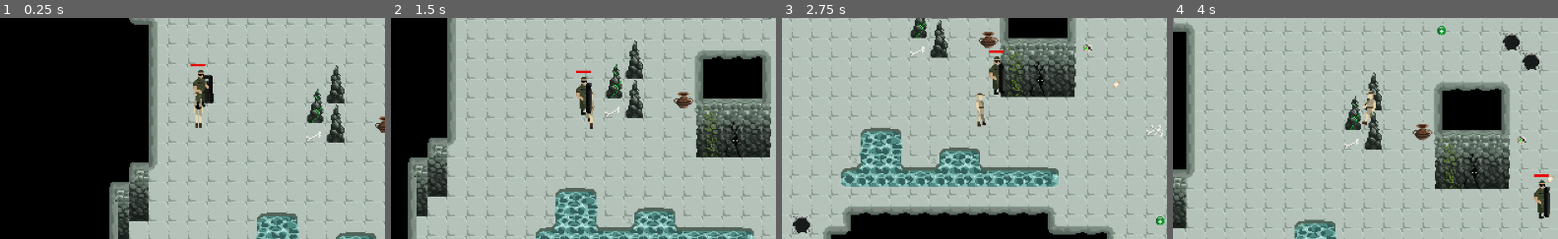
Above: before the commit, frames 1-4 (left to right).
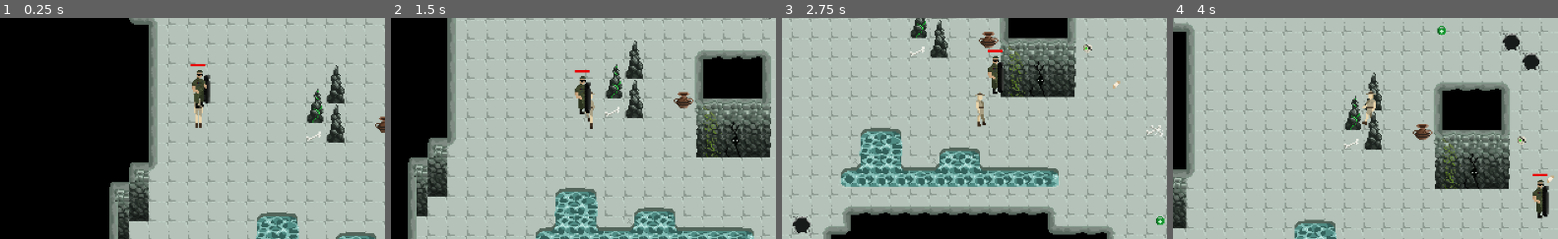
Above: after the commit, the same moments.

Repository: mirogon/Archaeology
Game: Godot game, scene res://Scenes/Main.tscn
The game is run twice, just before and just after one commit, with the same random seed, the same clock (stepped at 60 frames per second) and the same inputs.
Inputs (mouse positions are % of the whole screen's width and height, from its top left):
- Up to frame 1 (0.25 s): no input
- Up to frame 2 (1.5 s): tap Enter at 0.5 s; move the mouse to (71, 45) at 0.52 s; hold Right (ui_right) 0.53-1.28 s; tap F (action) at 0.6 s; move the mouse to (28, 55) at 1.27 s; hold Down (ui_down) from 1.28 s (still down); tap 1 at 1.35 s
- Up to frame 3 (2.75 s): move the mouse to (59, 28) at 2.02 s; release Down (ui_down) at 2.03 s; hold Right (ui_right) from 2.03 s (still down); hold 2 from 2.03 s (still down)
- Up to frame 4 (4 s): move the mouse to (44, 70) at 2.77 s; release Right (ui_right) at 2.78 s; release 2 at 2.78 s; hold Up (ui_up) 2.78-3.53 s; tap 3 at 2.85 s; move the mouse to (80, 65) at 3.52 s; hold Left (ui_left) from 3.53 s (still down); hold Enter from 3.53 s (still down)
The pictures show only the part of the screen within x 23-73%, y 29-79%; the shares and areas given below are measured in that part.

The runs differ from the first frame. In frame 1, 0.4% of the frame differs, in the area x 49-56%, y 23-42%; in frame 2, 0.3%; in frame 3, 0.3%; in frame 4, 0.4%.

Commit message:
Enemies are now smarter and make use of the NavigationMovement

Diff:
--- a/Scenes/Enemies/Bat.tscn
+++ b/Scenes/Enemies/Bat.tscn
@@ -6,21 +6,10 @@
 [ext_resource path="res://Scenes/Items/Coin.tscn" type="PackedScene" id=4]
 [ext_resource path="res://Scenes/Items/Ruby.tscn" type="PackedScene" id=5]
 [ext_resource path="res://Asstes/Audio/Enemies/sfx_damage_hit8.wav" type="AudioStream" id=6]
+[ext_resource path="res://Scenes/Other/NavigationMovement.tscn" type="PackedScene" id=7]
 
 [sub_resource type="RectangleShape2D" id=12]
 extents = Vector2( 6, 5 )
-
-[sub_resource type="AtlasTexture" id=8]
-atlas = ExtResource( 1 )
-region = Rect2( 0, 0, 16, 16 )
-
-[sub_resource type="AtlasTexture" id=9]
-atlas = ExtResource( 1 )
-region = Rect2( 16, 0, 16, 16 )
-
-[sub_resource type="AtlasTexture" id=10]
-atlas = ExtResource( 1 )
-region = Rect2( 32, 0, 16, 16 )
 
 [sub_resource type="AtlasTexture" id=1]
 atlas = ExtResource( 1 )
@@ -50,17 +39,29 @@
 atlas = ExtResource( 1 )
 region = Rect2( 96, 16, 16, 16 )
 
+[sub_resource type="AtlasTexture" id=8]
+atlas = ExtResource( 1 )
+region = Rect2( 0, 0, 16, 16 )
+
+[sub_resource type="AtlasTexture" id=9]
+atlas = ExtResource( 1 )
+region = Rect2( 16, 0, 16, 16 )
+
+[sub_resource type="AtlasTexture" id=10]
+atlas = ExtResource( 1 )
+region = Rect2( 32, 0, 16, 16 )
+
 [sub_resource type="SpriteFrames" id=11]
 animations = [ {
+"frames": [ SubResource( 1 ), SubResource( 2 ), SubResource( 3 ), SubResource( 4 ), SubResource( 5 ), SubResource( 6 ), SubResource( 7 ) ],
+"loop": true,
+"name": "Bat_Atk",
+"speed": 11.0
+}, {
 "frames": [ SubResource( 8 ), SubResource( 9 ), SubResource( 10 ) ],
 "loop": true,
 "name": "Bat_Walk",
 "speed": 7.0
-}, {
-"frames": [ SubResource( 1 ), SubResource( 2 ), SubResource( 3 ), SubResource( 4 ), SubResource( 5 ), SubResource( 6 ), SubResource( 7 ) ],
-"loop": true,
-"name": "Bat_Atk",
-"speed": 11.0
 } ]
 
 [node name="Bat" type="KinematicBody2D"]
@@ -87,3 +88,5 @@
 [node name="AttackSound" type="AudioStreamPlayer" parent="."]
 stream = ExtResource( 6 )
 volume_db = -5.0
+
+[node name="NavigationMovement" parent="." instance=ExtResource( 7 )]
--- a/Scenes/Enemies/Goblin.tscn
+++ b/Scenes/Enemies/Goblin.tscn
@@ -6,6 +6,7 @@
 [ext_resource path="res://Scenes/Items/Coin.tscn" type="PackedScene" id=4]
 [ext_resource path="res://Scenes/Items/Ruby.tscn" type="PackedScene" id=5]
 [ext_resource path="res://Asstes/Audio/Enemies/sfx_damage_hit8.wav" type="AudioStream" id=6]
+[ext_resource path="res://Scenes/Other/NavigationMovement.tscn" type="PackedScene" id=7]
 
 [sub_resource type="RectangleShape2D" id=1]
 extents = Vector2( 6, 6.5 )
@@ -69,3 +70,5 @@
 [node name="AttackSound" type="AudioStreamPlayer" parent="."]
 stream = ExtResource( 6 )
 volume_db = -5.0
+
+[node name="NavigationMovement" parent="." instance=ExtResource( 7 )]
--- a/Scenes/Enemies/Rat.tscn
+++ b/Scenes/Enemies/Rat.tscn
@@ -7,6 +7,23 @@
 [ext_resource path="res://Scenes/Items/Coin.tscn" type="PackedScene" id=5]
 [ext_resource path="res://Scenes/Items/Ruby.tscn" type="PackedScene" id=6]
 [ext_resource path="res://Asstes/Audio/Enemies/sfx_damage_hit8.wav" type="AudioStream" id=7]
+[ext_resource path="res://Scenes/Other/NavigationMovement.tscn" type="PackedScene" id=8]
+
+[sub_resource type="AtlasTexture" id=63]
+atlas = ExtResource( 3 )
+region = Rect2( 0, 0, 16, 16 )
+
+[sub_resource type="AtlasTexture" id=64]
+atlas = ExtResource( 3 )
+region = Rect2( 16, 0, 16, 16 )
+
+[sub_resource type="AtlasTexture" id=65]
+atlas = ExtResource( 3 )
+region = Rect2( 32, 0, 16, 16 )
+
+[sub_resource type="AtlasTexture" id=66]
+atlas = ExtResource( 3 )
+region = Rect2( 48, 0, 16, 16 )
 
 [sub_resource type="AtlasTexture" id=56]
 atlas = ExtResource( 2 )
@@ -36,42 +53,25 @@
 atlas = ExtResource( 2 )
 region = Rect2( 96, 0, 16, 16 )
 
-[sub_resource type="AtlasTexture" id=63]
-atlas = ExtResource( 3 )
-region = Rect2( 0, 0, 16, 16 )
-
-[sub_resource type="AtlasTexture" id=64]
-atlas = ExtResource( 3 )
-region = Rect2( 16, 0, 16, 16 )
-
-[sub_resource type="AtlasTexture" id=65]
-atlas = ExtResource( 3 )
-region = Rect2( 32, 0, 16, 16 )
-
-[sub_resource type="AtlasTexture" id=66]
-atlas = ExtResource( 3 )
-region = Rect2( 48, 0, 16, 16 )
-
 [sub_resource type="SpriteFrames" id=67]
 animations = [ {
+"frames": [ SubResource( 63 ), SubResource( 64 ), SubResource( 65 ), SubResource( 66 ) ],
+"loop": true,
+"name": "Rat_Walk",
+"speed": 10.0
+}, {
 "frames": [ SubResource( 56 ), SubResource( 57 ), SubResource( 58 ), SubResource( 59 ), SubResource( 60 ), SubResource( 61 ), SubResource( 62 ) ],
 "loop": true,
 "name": "Rat_Atk",
 "speed": 11.0
-}, {
-"frames": [ SubResource( 63 ), SubResource( 64 ), SubResource( 65 ), SubResource( 66 ) ],
-"loop": true,
-"name": "Rat_Walk",
-"speed": 10.0
 } ]
 
 [sub_resource type="RectangleShape2D" id=68]
 extents = Vector2( 7, 5.5 )
 
-[node name="Rat" type="KinematicBody2D" groups=["Enemy"]]
+[node name="Rat" type="Area2D" groups=["Enemy"]]
 z_index = 5
 script = ExtResource( 1 )
-speed = 65
 animation_name = "Rat"
 coin_scene = ExtResource( 5 )
 ruby_scene = ExtResource( 6 )
@@ -82,6 +82,7 @@
 position = Vector2( 0, -8 )
 frames = SubResource( 67 )
 animation = "Rat_Walk"
+frame = 3
 playing = true
 
 [node name="CollisionShape2D" type="CollisionShape2D" parent="."]
@@ -94,3 +95,6 @@
 [node name="AttackSound" type="AudioStreamPlayer" parent="."]
 stream = ExtResource( 7 )
 volume_db = -5.0
+
+[node name="NavigationMovement" parent="." instance=ExtResource( 8 )]
+moveSpeed = 65
--- a/Scenes/Enemies/Scarab.tscn
+++ b/Scenes/Enemies/Scarab.tscn
@@ -6,6 +6,7 @@
 [ext_resource path="res://Scenes/Items/Coin.tscn" type="PackedScene" id=4]
 [ext_resource path="res://Scenes/Items/Ruby.tscn" type="PackedScene" id=5]
 [ext_resource path="res://Asstes/Audio/Enemies/sfx_damage_hit8.wav" type="AudioStream" id=6]
+[ext_resource path="res://Scenes/Other/NavigationMovement.tscn" type="PackedScene" id=7]
 
 [sub_resource type="RectangleShape2D" id=1]
 extents = Vector2( 9.5, 4.5 )
@@ -88,3 +89,5 @@
 [node name="AttackSound" type="AudioStreamPlayer" parent="."]
 stream = ExtResource( 6 )
 volume_db = -5.0
+
+[node name="NavigationMovement" parent="." instance=ExtResource( 7 )]
--- a/Scenes/Enemies/Snake.tscn
+++ b/Scenes/Enemies/Snake.tscn
@@ -7,6 +7,7 @@
 [ext_resource path="res://Scenes/Items/Coin.tscn" type="PackedScene" id=5]
 [ext_resource path="res://Scenes/Items/Ruby.tscn" type="PackedScene" id=6]
 [ext_resource path="res://Asstes/Audio/Enemies/sfx_damage_hit8.wav" type="AudioStream" id=7]
+[ext_resource path="res://Scenes/Other/NavigationMovement.tscn" type="PackedScene" id=8]
 
 [sub_resource type="AtlasTexture" id=12]
 atlas = ExtResource( 2 )
@@ -131,3 +132,6 @@
 [node name="AttackSound" type="AudioStreamPlayer" parent="."]
 stream = ExtResource( 7 )
 volume_db = -5.0
+
+[node name="NavigationMovement" parent="." instance=ExtResource( 8 )]
+animation_name = "Snake"
--- a/Scenes/Rooms/Room.tscn
+++ b/Scenes/Rooms/Room.tscn
@@ -791,34 +791,34 @@
 
 [node name="Spawner" parent="Spawner" instance=ExtResource( 3 )]
 position = Vector2( -135, 104 )
-min_interval_ms = 10000
-max_interval_ms = 200000
-max_spawns = 1
+min_interval_ms = 15000
+max_interval_ms = 40000
+max_spawns = 5
 
 [node name="Spawner2" parent="Spawner" instance=ExtResource( 3 )]
 position = Vector2( -775, 151 )
 min_interval_ms = 10000
 max_interval_ms = 20000
-max_spawns = 1
+max_spawns = 5
 
 [node name="Spawner3" parent="Spawner" instance=ExtResource( 3 )]
 position = Vector2( -553, -72 )
 min_interval_ms = 10000
 max_interval_ms = 20000
-max_spawns = 1
+max_spawns = 5
 
 [node name="Spawner4" parent="Spawner" instance=ExtResource( 3 )]
 position = Vector2( -184, -168 )
 min_interval_ms = 10000
 max_interval_ms = 20000
-max_spawns = 1
+max_spawns = 5
 
 [node name="Spawner5" parent="Spawner" instance=ExtResource( 3 )]
 position = Vector2( -104, 72 )
 scene_to_spawn = ExtResource( 9 )
 min_interval_ms = 10000
 max_interval_ms = 20000
-max_spawns = 4
+max_spawns = 5
 
 [node name="BoulderSpawner" parent="Spawner" instance=ExtResource( 3 )]
 position = Vector2( -1200, -26 )
@@ -897,7 +897,7 @@
 [node name="Enemies" type="Node" parent="."]
 
 [node name="Snake" parent="Enemies" instance=ExtResource( 8 )]
-position = Vector2( -137, 38 )
+position = Vector2( -129, 31 )
 
 [node name="RoomTraverser" parent="." instance=ExtResource( 5 )]
 position = Vector2( -136, -181 )
--- a/Scenes/Soldier.tscn
+++ b/Scenes/Soldier.tscn
@@ -32,6 +32,42 @@
 atlas = ExtResource( 7 )
 region = Rect2( 96, 32, 32, 32 )
 
+[sub_resource type="AtlasTexture" id=39]
+atlas = ExtResource( 7 )
+region = Rect2( 0, 0, 32, 32 )
+
+[sub_resource type="AtlasTexture" id=40]
+atlas = ExtResource( 7 )
+region = Rect2( 32, 0, 32, 32 )
+
+[sub_resource type="AtlasTexture" id=41]
+atlas = ExtResource( 7 )
+region = Rect2( 64, 0, 32, 32 )
+
+[sub_resource type="AtlasTexture" id=42]
+atlas = ExtResource( 7 )
+region = Rect2( 96, 0, 32, 32 )
+
+[sub_resource type="AtlasTexture" id=30]
+atlas = ExtResource( 1 )
+region = Rect2( 0, 96, 32, 32 )
+
+[sub_resource type="AtlasTexture" id=31]
+atlas = ExtResource( 1 )
+region = Rect2( 32, 96, 32, 32 )
+
+[sub_resource type="AtlasTexture" id=32]
+atlas = ExtResource( 1 )
+region = Rect2( 64, 96, 32, 32 )
+
+[sub_resource type="AtlasTexture" id=33]
+atlas = ExtResource( 1 )
+region = Rect2( 96, 96, 32, 32 )
+
+[sub_resource type="AtlasTexture" id=34]
+atlas = ExtResource( 1 )
+region = Rect2( 128, 96, 32, 32 )
+
 [sub_resource type="AtlasTexture" id=35]
 atlas = ExtResource( 1 )
 region = Rect2( 0, 32, 32, 32 )
@@ -47,42 +83,6 @@
 [sub_resource type="AtlasTexture" id=38]
 atlas = ExtResource( 1 )
 region = Rect2( 96, 32, 32, 32 )
-
-[sub_resource type="AtlasTexture" id=39]
-atlas = ExtResource( 7 )
-region = Rect2( 0, 0, 32, 32 )
-
-[sub_resource type="AtlasTexture" id=40]
-atlas = ExtResource( 7 )
-region = Rect2( 32, 0, 32, 32 )
-
-[sub_resource type="AtlasTexture" id=41]
-atlas = ExtResource( 7 )
-region = Rect2( 64, 0, 32, 32 )
-
-[sub_resource type="AtlasTexture" id=42]
-atlas = ExtResource( 7 )
-region = Rect2( 96, 0, 32, 32 )
-
-[sub_resource type="AtlasTexture" id=30]
-atlas = ExtResource( 1 )
-region = Rect2( 0, 96, 32, 32 )
-
-[sub_resource type="AtlasTexture" id=31]
-atlas = ExtResource( 1 )
-region = Rect2( 32, 96, 32, 32 )
-
-[sub_resource type="AtlasTexture" id=32]
-atlas = ExtResource( 1 )
-region = Rect2( 64, 96, 32, 32 )
-
-[sub_resource type="AtlasTexture" id=33]
-atlas = ExtResource( 1 )
-region = Rect2( 96, 96, 32, 32 )
-
-[sub_resource type="AtlasTexture" id=34]
-atlas = ExtResource( 1 )
-region = Rect2( 128, 96, 32, 32 )
 
 [sub_resource type="AtlasTexture" id=21]
 atlas = ExtResource( 1 )
@@ -127,20 +127,20 @@
 "name": "Army_ATK_Left",
 "speed": 12.0
 }, {
+"frames": [ SubResource( 39 ), SubResource( 40 ), SubResource( 41 ), SubResource( 42 ) ],
+"loop": true,
+"name": "Army_ATK_Right",
+"speed": 12.0
+}, {
+"frames": [ SubResource( 30 ), SubResource( 31 ), SubResource( 32 ), SubResource( 33 ), SubResource( 34 ) ],
+"loop": true,
+"name": "Army_Walk_Left",
+"speed": 8.0
+}, {
 "frames": [ SubResource( 35 ), SubResource( 36 ), SubResource( 37 ), SubResource( 38 ) ],
 "loop": true,
 "name": "Army_Walk_Up",
 "speed": 5.0
-}, {
-"frames": [ SubResource( 39 ), SubResource( 40 ), SubResource( 41 ), SubResource( 42 ) ],
-"loop": true,
-"name": "Army_ATK_Right",
-"speed": 12.0
-}, {
-"frames": [ SubResource( 30 ), SubResource( 31 ), SubResource( 32 ), SubResource( 33 ), SubResource( 34 ) ],
-"loop": true,
-"name": "Army_Walk_Left",
-"speed": 8.0
 }, {
 "frames": [ SubResource( 21 ), SubResource( 22 ), SubResource( 23 ), SubResource( 24 ) ],
 "loop": true,
@@ -167,12 +167,13 @@
 z_index = 1
 frames = SubResource( 19 )
 animation = "Army_ATK_Right"
-frame = 1
+frame = 3
 playing = true
 
 [node name="NavigationMovement" parent="." instance=ExtResource( 2 )]
 moveSpeed = 75
 animation_name = "Army"
+set_animations = true
 
 [node name="ProgressBar" parent="." instance=ExtResource( 3 )]
 margin_top = -37.0
--- a/Scripts/Enemies/Enemy.gd
+++ b/Scripts/Enemies/Enemy.gd
@@ -1,7 +1,6 @@
-extends KinematicBody2D
+extends Node2D
 
 export var moves: bool = true
-export var speed: int = 75
 export var damage_per_attack: int = 10
 export var attack_interval: float = 1.0
 export var animation_name: String
@@ -23,6 +22,7 @@
 var last_time_hit: float = 0
 
 var scheduled_attack: Node2D = null
+var last_time_destination_set: float = 0
 
 func _ready():
 	player = get_tree().get_root().get_node("Main").get_node("Player")
@@ -32,9 +32,13 @@
 	$HealthSystem.connect("health_update", self, "on_health_update")
 	$AnimatedSprite.connect("animation_finished", self, "on_animation_finished")
 
+	$NavigationMovement.initialize($AnimatedSprite, get_parent().get_parent().get_node("Navigation2D"))
+	$NavigationMovement.set_animations = false
+
 func _physics_process(delta):
-	if position.distance_to(soldier.position) > 15:
+	if position.distance_to(soldier.position) > 15 && time - last_time_destination_set >= 0.5:
 		walk(soldier)
+
 	else:
 		attack(soldier)
 
@@ -49,13 +53,12 @@
 	if time - last_time_attacked > attack_interval:
 		$AnimatedSprite.play(animation_name + "_Atk")
 		scheduled_attack = target
-
+		print("attack")
 		last_time_attacked = time
 
 func walk(target):
-	var dir: Vector2 = (target.position - position).normalized()
 	if moves:
-		move_and_slide(dir * speed)
+		$NavigationMovement.set_new_destination(target.position)
 	$AnimatedSprite.play(animation_name + "_Walk")
 
 	if position.x > target.position.x:
--- a/Scripts/Other/NavigationMovement.gd
+++ b/Scripts/Other/NavigationMovement.gd
@@ -3,6 +3,7 @@
 export var moveSpeed: int = 100
 export var mouse_debug_mode: bool = false
 export var animation_name: String
+export var set_animations: bool = false
 
 #Injected
 var animated_sprite: AnimatedSprite
@@ -31,7 +32,8 @@
 	current_destination = dest
 	destination_reached = false
 	get_new_path()
-	animated_sprite.playing = true
+	if set_animations:
+		animated_sprite.playing = true
 
 func get_new_path():
 	current_path = navigation2D.get_simple_path(get_parent().position, current_destination)
@@ -43,7 +45,8 @@
 	if(current_path_index >= current_path.size()):
 		destination_reached = true
 		current_path_index -= 1
-		animated_sprite.playing = false
+		if set_animations:
+			animated_sprite.playing = false
 
 func get_current_path_point_destination():
 	var distance_vector: Vector2 = current_path[current_path_index] - get_parent().position
@@ -54,11 +57,16 @@
 
 	return current_path[current_path_index]
 
-func move_closer_to(destination: Vector2, speed_times_delta: float):
+func move_closer_to(destination: Vector2, speed: float, delta: float):
 	var dir: Vector2 = destination - get_parent().position
 	dir = dir.normalized()
-	set_animation(dir)
-	get_parent().position += dir * speed_times_delta
+	if set_animations:
+		set_animation(dir)
+
+	if get_parent() is KinematicBody2D:
+		get_parent().move_and_slide(dir * speed)
+	else:
+		get_parent().position += dir * speed * delta
 
 func set_animation(dir: Vector2):
 	if(dir.x > 0 && dir.x > abs(dir.y)):
@@ -73,7 +81,7 @@
 	else:
 		animated_sprite.animation = animation_name + "_Walk_Up"
 
-func _process(delta):
+func _physics_process(delta):
 	if(!active || !initialized):
 		return
 
@@ -81,4 +89,4 @@
 		return
 
 	var current_path_point_destination: Vector2 = get_current_path_point_destination()
-	move_closer_to(current_path_point_destination, moveSpeed * delta)
+	move_closer_to(current_path_point_destination, moveSpeed, delta)
Not shown: 1 places in Scenes/Enemies/Bat.tscn that only renumber resources
Not shown: 1 places in Scenes/Enemies/Goblin.tscn that only renumber resources
Not shown: 1 places in Scenes/Enemies/Rat.tscn that only renumber resources
Not shown: 1 places in Scenes/Enemies/Scarab.tscn that only renumber resources
Not shown: 1 places in Scenes/Enemies/Snake.tscn that only renumber resources
